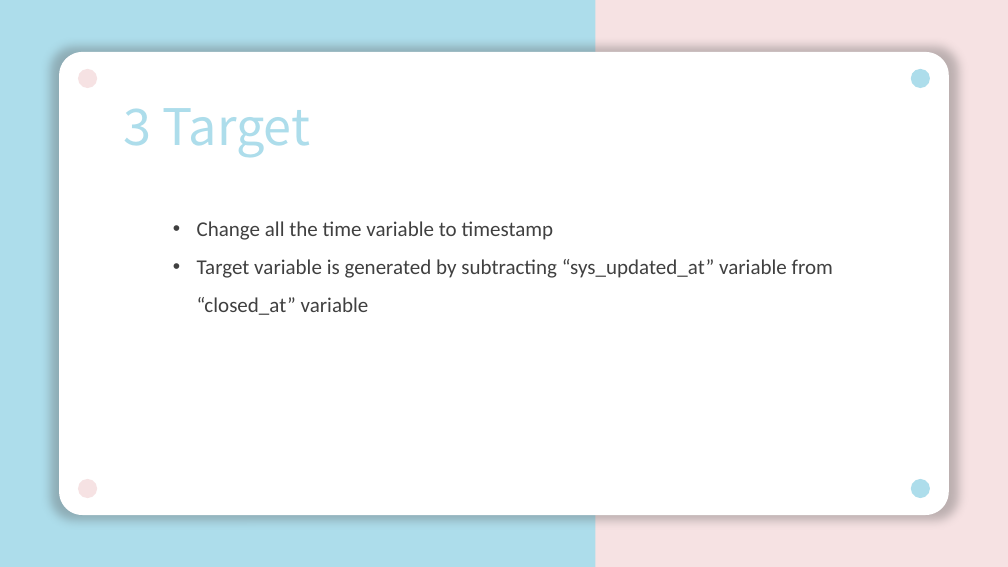
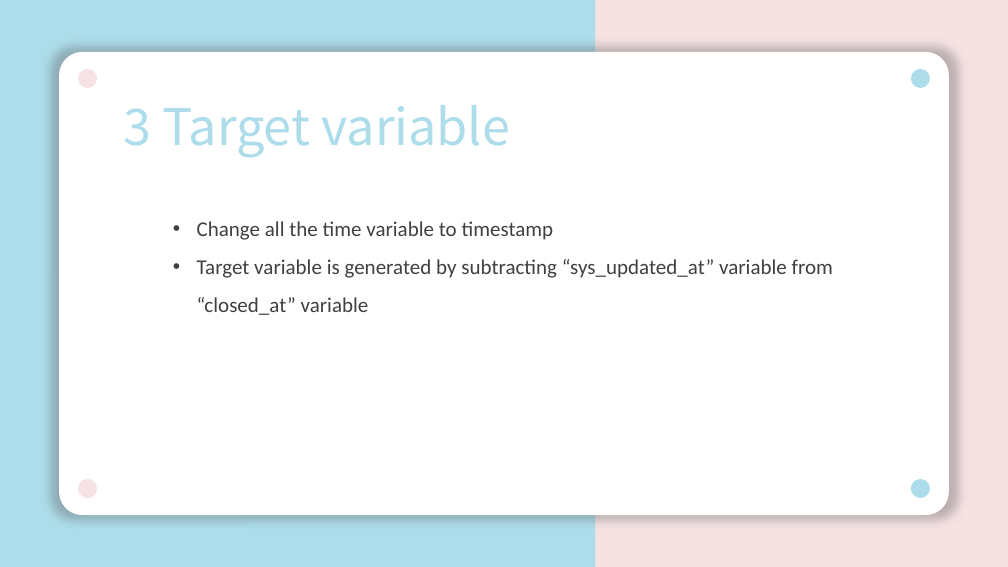
Before and after one commit to unclestay/ESILV---Python-for-data-analysis---devoir-2020, a slide deck: slide 4 of pythonProject.pptx. Drawn at 1008x567 pixels with LibreOffice and Linux fonts; fonts in the diff are those of the drawing. Boxes give left, top, right and bottom in pixels: in the first picture for what was removed or moved away, otherwise in the second. Text is boxed around its words. In the diff, an @@ line names an element or a change of style, - is before the commit and + after.

```diff
--- a/pythonProject.pptx
+++ b/pythonProject.pptx
@@ text at box(123, 105, 510, 158): text changed @@
-3 Target
+3 Target variable
```
Also in this commit, not shown: 7 other slides changed.
